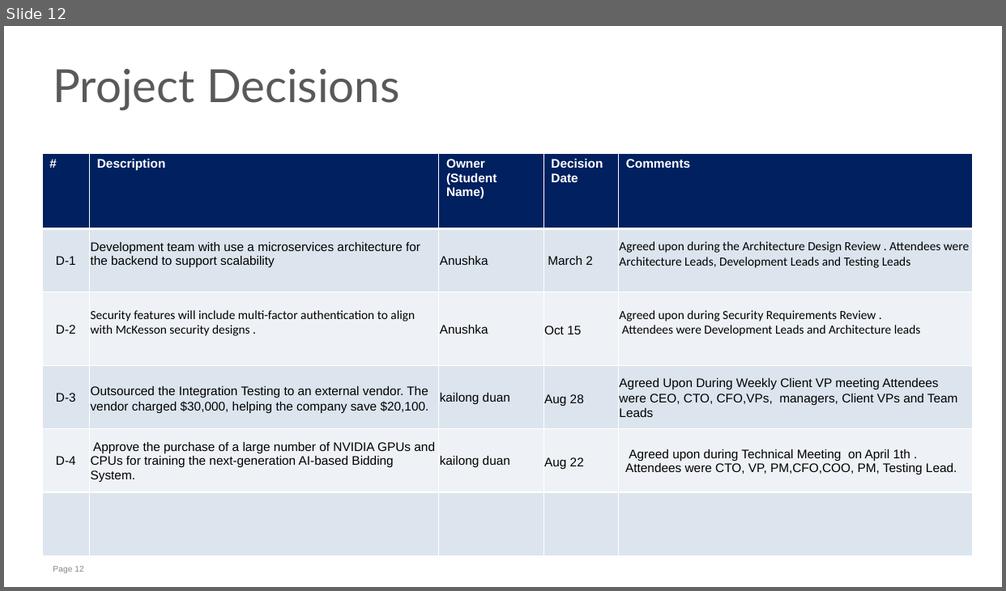
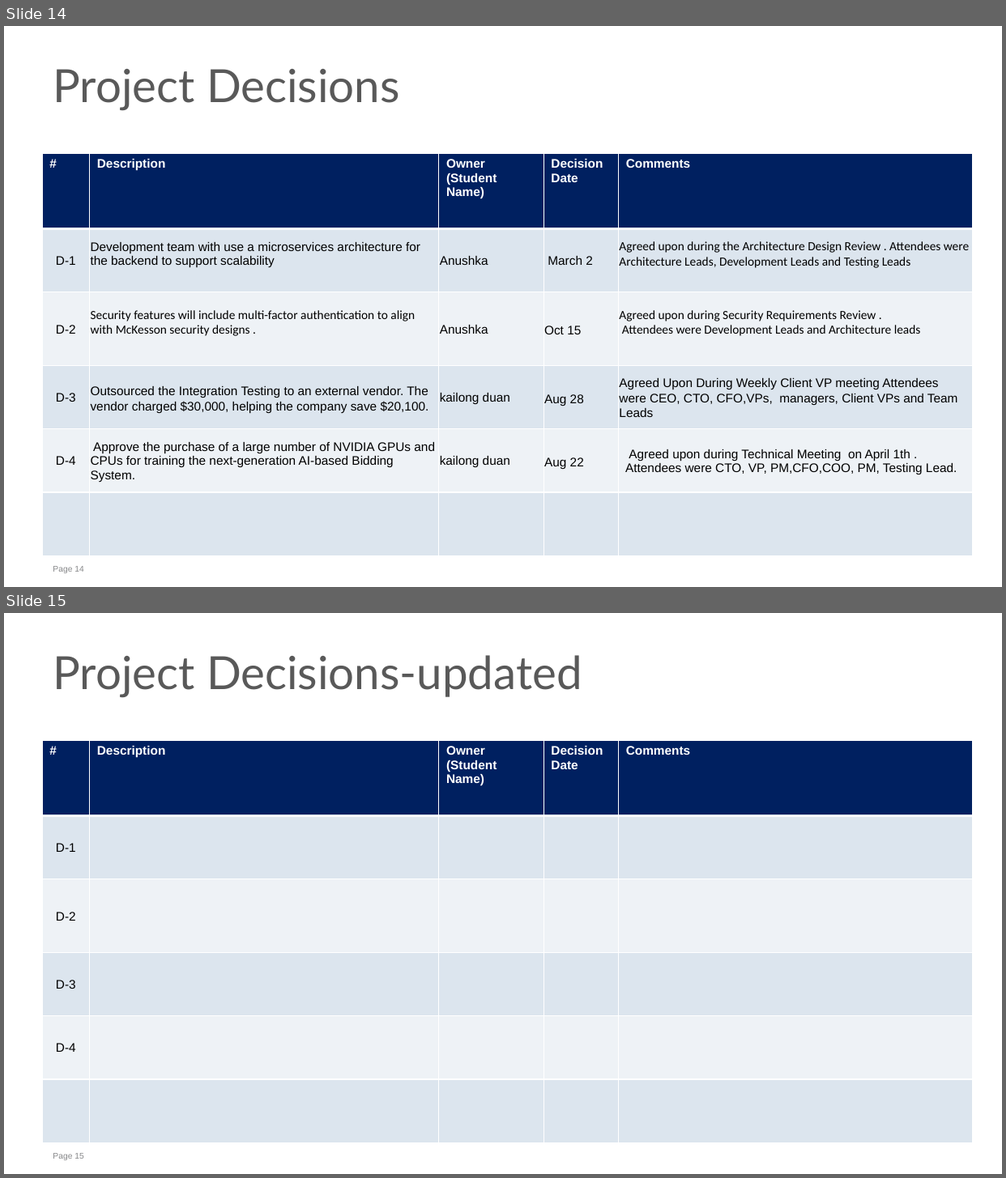
Before and after one commit to dkl520/cs7315_project, a slide deck: 4/group2 - pro4.pptx. Shown one above the other, each under a label of ours: slide 12 before the commit, slides 14 and 15 after it. The pictures are 1006x591 and 1006x1178 pixels, drawn with LibreOffice and Linux fonts; fonts in the diff are those of the drawing. Boxes give left, top, right and bottom in pixels: in the first picture for what was removed or moved away, otherwise in the second. Text is boxed around its words. In the diff, an @@ line names an element or a change of style, - is before the commit and + after.

```diff
--- a/4/group2 - pro4.pptx
+++ b/4/group2 - pro4.pptx
@@ slide 15 added at <box>4,613,1002,1174</box>, background #FFFFFF; not listed: 1 template element that a slide beside it also shows @@
@@ title added at <box>53,655,582,697</box>, 44 pt, text #595959 @@
+Project Decisions-updated
@@ table added at <box>42,740,973,1143</box>, 6 rows, 5 columns @@
+# | Description | Owner / (Student Name) | Decision Date | Comments
+D-1 |  |  |  | 
+D-2 |  |  |  | 
+D-3 |  |  |  | 
+D-4 |  |  |  | 
+ |  |  |  | 
@@ what was slide 12 is now slide 14 @@
@@ page number at <box>53,566,83,574</box>: text changed @@
-Page 12
+Page 14
```
Also in this commit, not shown: 2 other slides added, 2 other files.
